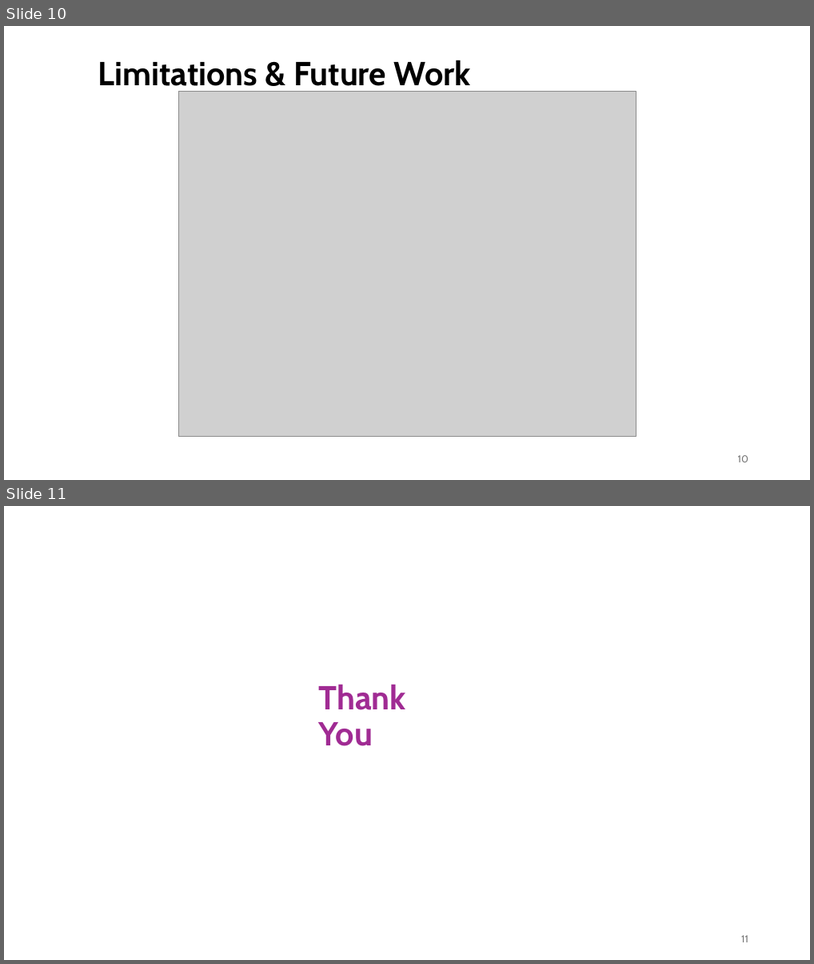
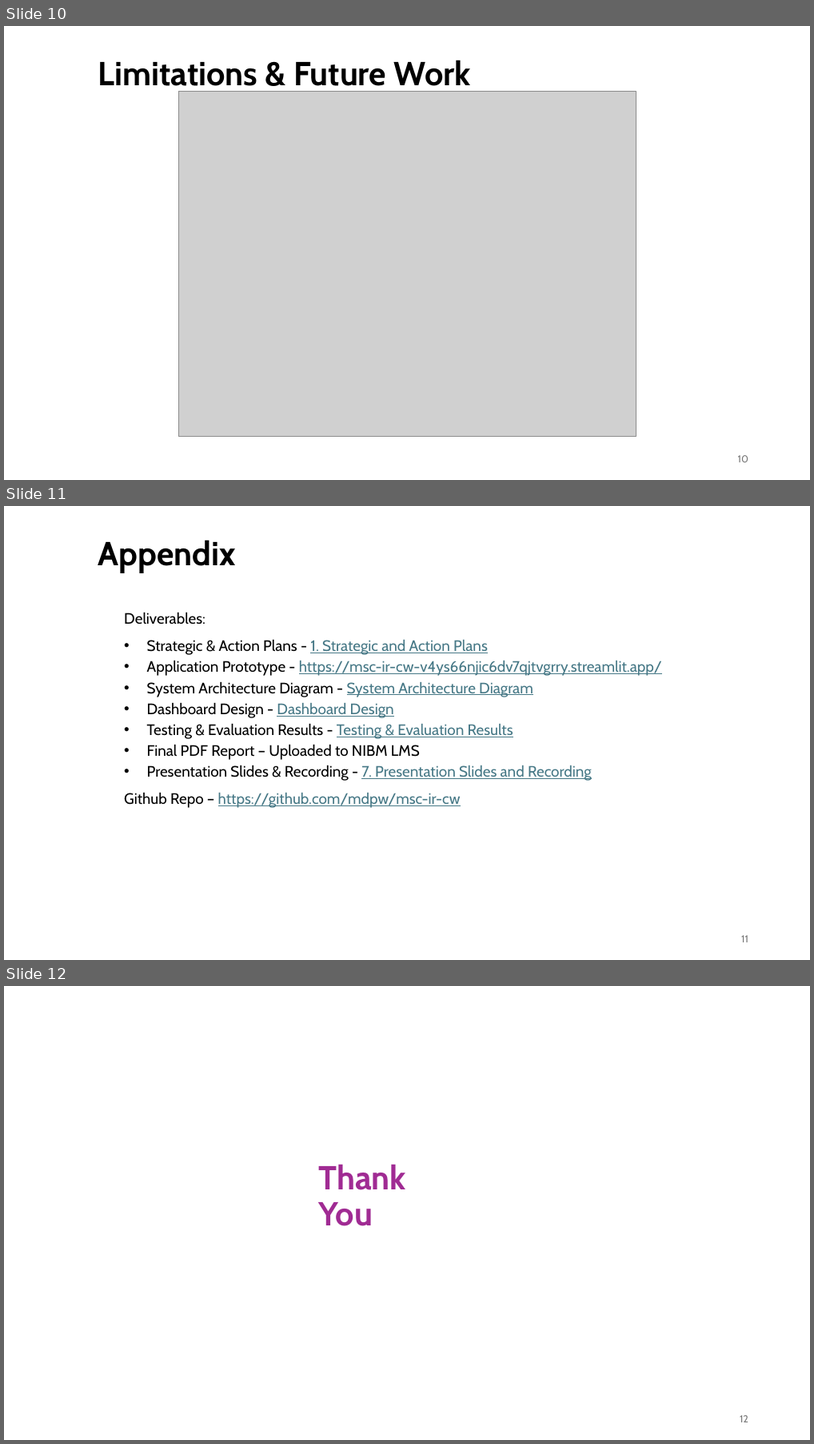
Before and after one commit to mdpw/msc-ir-cw, a slide deck: docs/Presentation.pptx. Shown one above the other, each under a label of ours: slides 10 and 11 before the commit, slides 10, 11 and 12 after it. The pictures are 814x964 and 814x1444 pixels, drawn with LibreOffice and Linux fonts; fonts in the diff are those of the drawing; grey boxes stand for pictures. Boxes give left, top, right and bottom in pixels: in the first picture for what was removed or moved away, otherwise in the second. Text is boxed around its words. In the diff, an @@ line names an element or a change of style, - is before the commit and + after.

Commit message:
modify ppt and doc

```diff
--- a/docs/Presentation.pptx
+++ b/docs/Presentation.pptx
@@ slide 11 added at [4, 506, 810, 960], background #FFFFFF @@
@@ title added at [98, 540, 236, 573], 39.6 pt, text #000000, bold @@
+Appendix
@@ text added at [124, 612, 662, 808], 18 pt, text #467886, underline @@
+Deliverables:
+• Strategic & Action Plans - 1. Strategic and Action Plans
+• Application Prototype - https://msc-ir-cw-v4ys66njic6dv7qjtvgrry.streamlit.app/
+• System Architecture Diagram - System Architecture Diagram
+• Dashboard Design - Dashboard Design
+• Testing & Evaluation Results - Testing & Evaluation Results
+• Final PDF Report – Uploaded to NIBM LMS
+• Presentation Slides & Recording - 7. Presentation Slides and Recording
+Github Repo – https://github.com/mdpw/msc-ir-cw
@@ page number added at [742, 935, 749, 942], 12 pt, text #797979 @@
+11
@@ what was slide 11 is now slide 12 @@
@@ page number at [740, 1415, 749, 1422]: text changed @@
-11
+12
```
Also in this commit, not shown: 1 other file.
